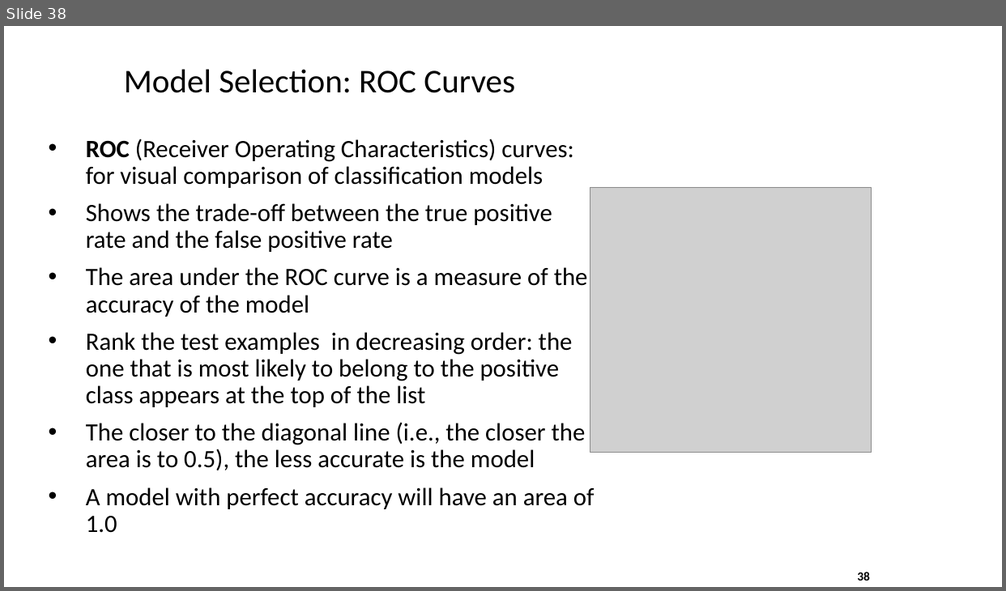
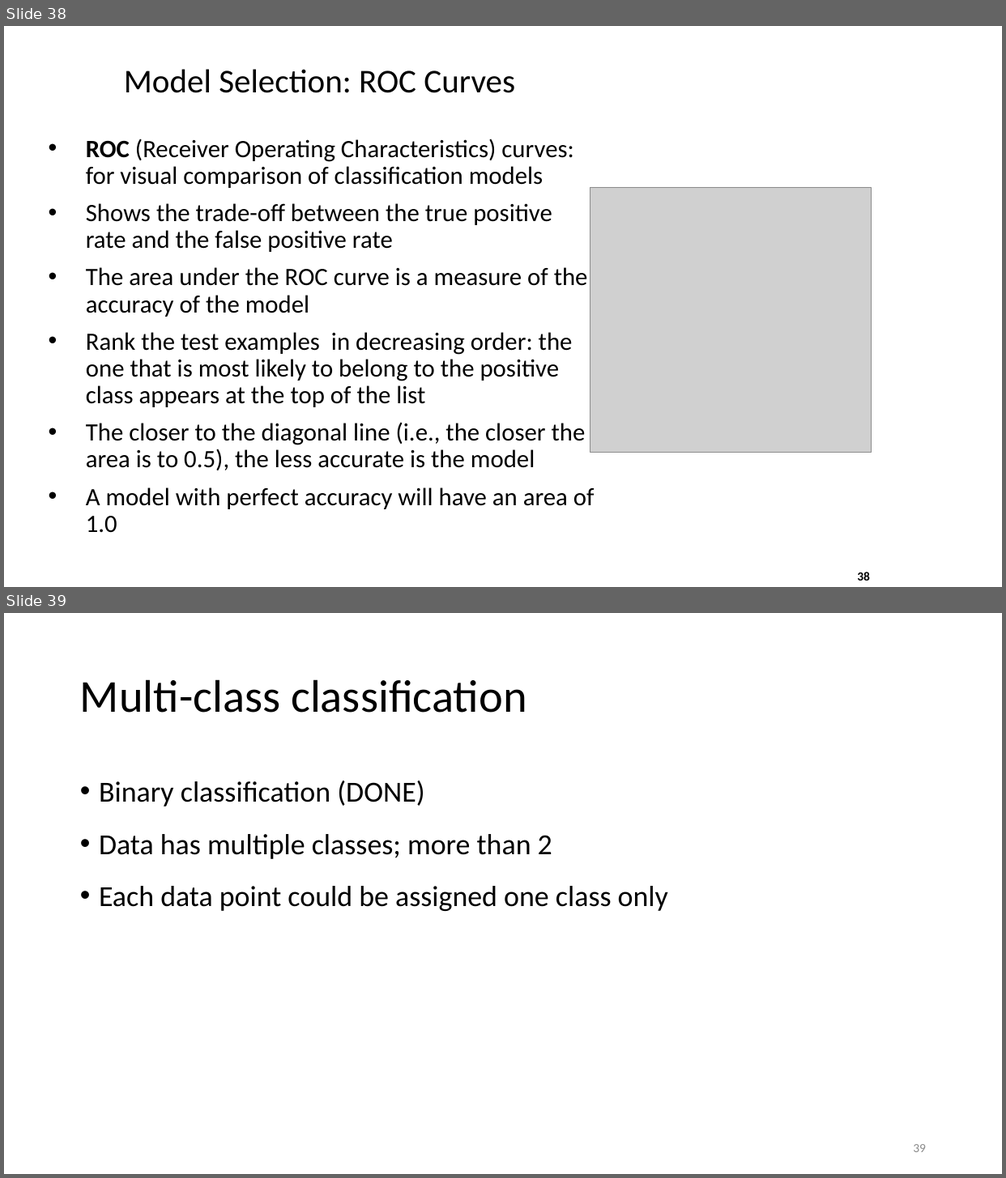
Before and after one commit to ramcdougal/cbb750, a slide deck: data mining/data mining 1.pptx. Shown one above the other, each under a label of ours: slide 38 before the commit, slides 38 and 39 after it. The pictures are 1006x591 and 1006x1178 pixels, drawn with LibreOffice and Linux fonts; fonts in the diff are those of the drawing; grey boxes stand for pictures. Boxes give left, top, right and bottom in pixels: in the first picture for what was removed or moved away, otherwise in the second. Text is boxed around its words. In the diff, an @@ line names an element or a change of style, - is before the commit and + after.

```diff
--- a/data mining/data mining 1.pptx
+++ b/data mining/data mining 1.pptx
@@ slide 39 added at (4, 613, 1002, 1174), background #FFFFFF @@
@@ title added at (80, 679, 527, 713), 44 pt, text #000000 @@
+Multi-class classification
@@ text added at (99, 781, 668, 911), 28 pt, text #000000 @@
+• Binary classification (DONE)
+• Data has multiple classes; more than 2
+• Each data point could be assigned one class only
@@ page number added at (913, 1144, 926, 1152), 12 pt, text #8C8C8C @@
+39
```
Also in this commit, not shown: 2 slides changed, 15 other slides added, 1 slide removed.
